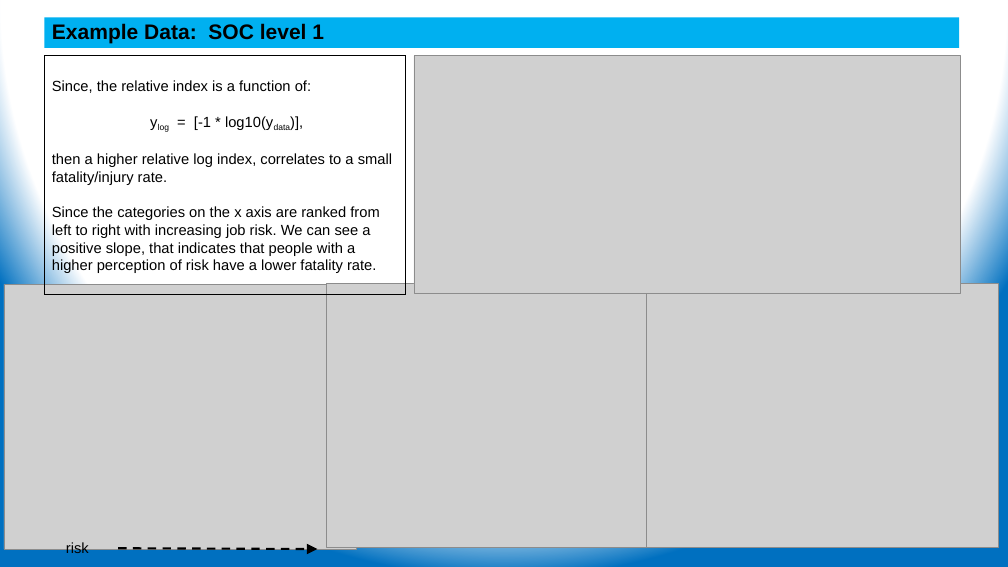
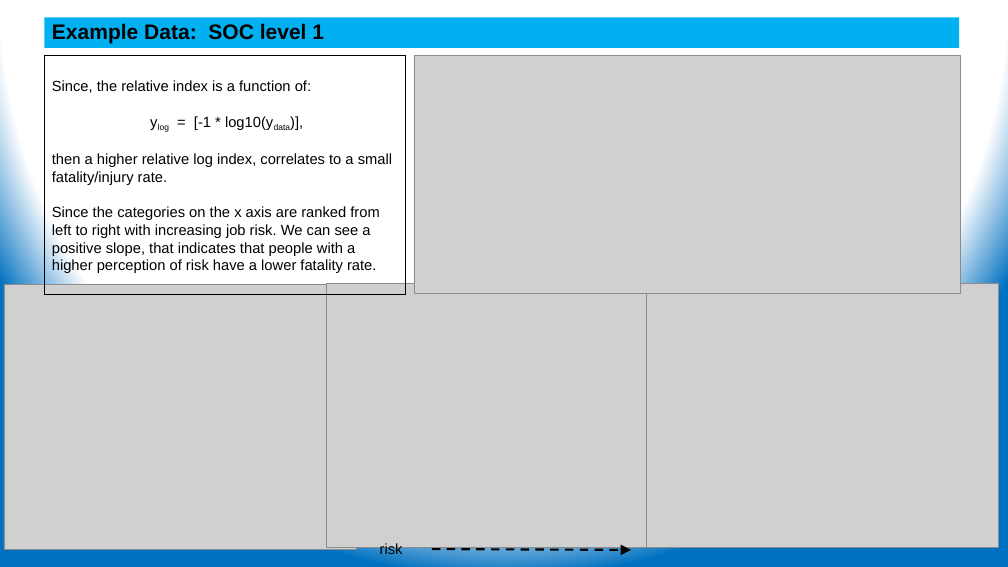
Before and after one commit to ehsintegration/yfd-phd-bls-data, a slide deck: slide 8 of D2-documentation/Data Analysis.pptx. Drawn at 1008x567 pixels with LibreOffice and Linux fonts; fonts in the diff are those of the drawing; grey boxes stand for pictures. Boxes give left, top, right and bottom in pixels: in the first picture for what was removed or moved away, otherwise in the second. Text is boxed around its words. In the diff, an @@ line names an element or a change of style, - is before the commit and + after.

```diff
--- a/D2-documentation/Data Analysis.pptx
+++ b/D2-documentation/Data Analysis.pptx
@@ text "risk": place and size @@
-text "risk" at [66,541,89,556]
+text "risk" at [380,542,403,554]
@@ arrow moved from (118, 548) - (318, 549) to (432, 549) - (631, 550) @@
```
Also in this commit, not shown: 13 other files.
